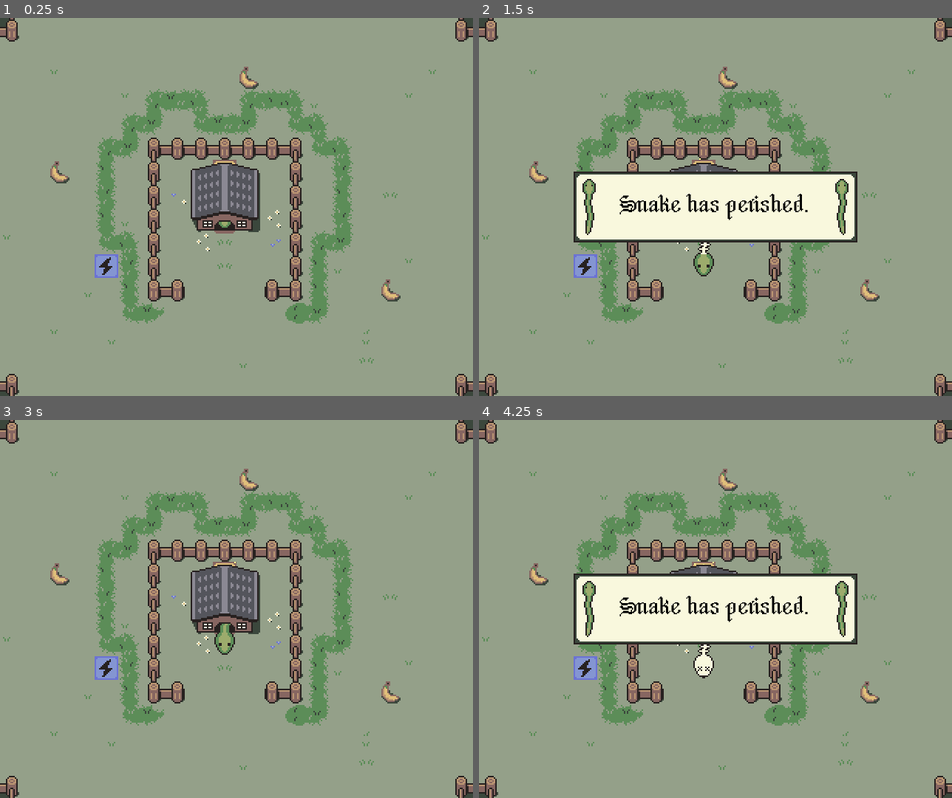
Above: before the commit, frames 1-4 (two rows, left to right).
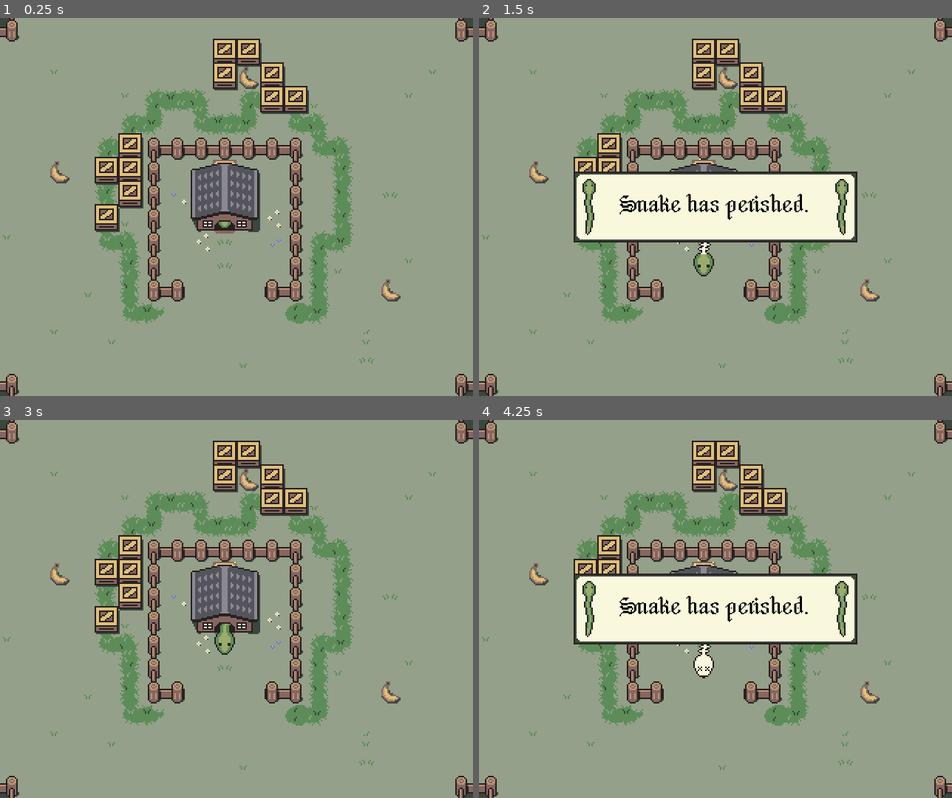
Above: after the commit, the same moments.

Repository: kalgynirae/ld59
Game: Godot game, scene res://scenes/game.tscn
The game is run twice, just before and just after one commit, with the same random seed, the same clock (stepped at 60 frames per second) and the same inputs.
Inputs:
- Up to frame 1 (0.25 s): no input
- Up to frame 2 (1.5 s): hold L (move_right) 0.53-1.28 s; tap K (die) at 0.6 s; tap Enter at 1.25 s; hold J (move_down) from 1.28 s (still down); tap E (extend) at 1.35 s
- Up to frame 3 (3 s): tap Space at 2 s; release J (move_down) at 2.03 s; hold L (move_right) 2.03-2.78 s; tap K (die) at 2.1 s; hold = (speed_up) from 2.78 s (still down); tap E (extend) at 2.85 s
- Up to frame 4 (4.25 s): release = (speed_up) at 3.53 s; hold H (move_left) from 3.53 s (still down); tap K (die) at 3.6 s

The runs differ from the first frame. In frame 1, 4.3% of the frame differs, in the area x 20-66%, y 5-69%; in frame 2, 3.2%; in frame 3, 4.3%; in frame 4, 3.2%.

Commit message:
Implement wings shape; fix more box shape issues

Diff:
--- a/scenes/game.gd
+++ b/scenes/game.gd
@@ -196,6 +196,9 @@
 	for box in $Map/flowerpatch_boxes.get_children():
 		if box.unbroken() and loc == GridLoc.from_position(box.position):
 			return true
+	for box in $Map/home_boxes.get_children():
+		if box.unbroken() and loc == GridLoc.from_position(box.position):
+			return true
 	return false
 
 func detect_switches() -> bool:
@@ -294,6 +297,9 @@
 		SOUTH:
 			for box in $Map/flowerpatch_boxes.get_children():
 				box.explode()
+		HOME:
+			for box in $Map/home_boxes.get_children():
+				box.explode()
 	await get_tree().create_timer(1.0).timeout
 	set_mode(Mode.Running)
 
--- a/scenes/map.tscn
+++ b/scenes/map.tscn
@@ -1131,7 +1131,7 @@
 position = Vector2(592, 208)
 
 [node name="Food7" parent="food" unique_id=2087248251 instance=ExtResource("17_c70he")]
-position = Vector2(192, -176)
+position = Vector2(192, -160)
 
 [node name="Food16" parent="food" unique_id=838279121 instance=ExtResource("17_c70he")]
 position = Vector2(192, -240)
@@ -1140,16 +1140,16 @@
 position = Vector2(176, -240)
 
 [node name="Food8" parent="food" unique_id=940243539 instance=ExtResource("17_c70he")]
-position = Vector2(208, -176)
+position = Vector2(208, -160)
 
 [node name="Food9" parent="food" unique_id=511800015 instance=ExtResource("17_c70he")]
-position = Vector2(224, -176)
+position = Vector2(224, -160)
 
 [node name="Food10" parent="food" unique_id=1089518837 instance=ExtResource("17_c70he")]
-position = Vector2(240, -176)
+position = Vector2(240, -160)
 
 [node name="Food15" parent="food" unique_id=823259300 instance=ExtResource("17_c70he")]
-position = Vector2(256, -176)
+position = Vector2(256, -160)
 
 [node name="Food11" parent="food" unique_id=270560177 instance=ExtResource("17_c70he")]
 position = Vector2(96, 432)
@@ -1322,9 +1322,6 @@
 position = Vector2(288, -224)
 color2 = true
 
-[node name="switch37" parent="UpperSwitches" unique_id=401484375 instance=ExtResource("5_2klcf")]
-position = Vector2(48, -208)
-
 [node name="switch38" parent="UpperSwitches" unique_id=700122237 instance=ExtResource("5_2klcf")]
 position = Vector2(64, -208)
 
@@ -1371,147 +1368,192 @@
 position = Vector2(288, -208)
 
 [node name="switch52" parent="UpperSwitches" unique_id=86799583 instance=ExtResource("5_2klcf")]
-position = Vector2(48, -192)
+position = Vector2(64, -176)
+
+[node name="switch53" parent="UpperSwitches" unique_id=2046977399 instance=ExtResource("5_2klcf")]
+position = Vector2(64, -192)
+
+[node name="switch56" parent="UpperSwitches" unique_id=777254177 instance=ExtResource("5_2klcf")]
+position = Vector2(80, -192)
+
+[node name="switch57" parent="UpperSwitches" unique_id=1426996190 instance=ExtResource("5_2klcf")]
+position = Vector2(96, -192)
+
+[node name="switch60" parent="UpperSwitches" unique_id=291960347 instance=ExtResource("5_2klcf")]
+position = Vector2(112, -192)
+
+[node name="switch63" parent="UpperSwitches" unique_id=559891201 instance=ExtResource("5_2klcf")]
+position = Vector2(128, -192)
+
+[node name="switch66" parent="UpperSwitches" unique_id=761960443 instance=ExtResource("5_2klcf")]
+position = Vector2(144, -192)
+
+[node name="switch67" parent="UpperSwitches" unique_id=1355228455 instance=ExtResource("5_2klcf")]
+position = Vector2(160, -192)
+
+[node name="switch104" parent="UpperSwitches" unique_id=1706396966 instance=ExtResource("5_2klcf")]
+position = Vector2(160, -128)
+
+[node name="switch105" parent="UpperSwitches" unique_id=1400506224 instance=ExtResource("5_2klcf")]
+position = Vector2(144, -128)
+
+[node name="switch106" parent="UpperSwitches" unique_id=1501463286 instance=ExtResource("5_2klcf")]
+position = Vector2(128, -128)
+
+[node name="switch107" parent="UpperSwitches" unique_id=615611524 instance=ExtResource("5_2klcf")]
+position = Vector2(112, -128)
+
+[node name="switch108" parent="UpperSwitches" unique_id=254640086 instance=ExtResource("5_2klcf")]
+position = Vector2(96, -128)
+
+[node name="switch109" parent="UpperSwitches" unique_id=1742224616 instance=ExtResource("5_2klcf")]
+position = Vector2(80, -128)
 
 [node name="switch54" parent="UpperSwitches" unique_id=305439947 instance=ExtResource("5_2klcf")]
-position = Vector2(112, -192)
+position = Vector2(128, -176)
 
 [node name="switch55" parent="UpperSwitches" unique_id=458060413 instance=ExtResource("5_2klcf")]
-position = Vector2(112, -176)
+position = Vector2(128, -160)
 
 [node name="switch58" parent="UpperSwitches" unique_id=1749808733 instance=ExtResource("5_2klcf")]
-position = Vector2(128, -192)
+position = Vector2(144, -176)
 
 [node name="switch59" parent="UpperSwitches" unique_id=1799447006 instance=ExtResource("5_2klcf")]
-position = Vector2(144, -192)
+position = Vector2(160, -176)
 
 [node name="switch61" parent="UpperSwitches" unique_id=1641692033 instance=ExtResource("5_2klcf")]
-position = Vector2(80, -176)
+position = Vector2(96, -160)
 
 [node name="switch62" parent="UpperSwitches" unique_id=1941900982 instance=ExtResource("5_2klcf")]
-position = Vector2(80, -160)
+position = Vector2(96, -144)
 
 [node name="switch64" parent="UpperSwitches" unique_id=273815156 instance=ExtResource("5_2klcf")]
-position = Vector2(64, -160)
+position = Vector2(80, -144)
 
 [node name="switch65" parent="UpperSwitches" unique_id=1900179120 instance=ExtResource("5_2klcf")]
-position = Vector2(48, -160)
+position = Vector2(64, -144)
 
 [node name="switch68" parent="UpperSwitches" unique_id=1676139442 instance=ExtResource("5_2klcf")]
-position = Vector2(80, -144)
+position = Vector2(80, -112)
+
+[node name="switch102" parent="UpperSwitches" unique_id=439226811 instance=ExtResource("5_2klcf")]
+position = Vector2(64, -112)
+
+[node name="switch103" parent="UpperSwitches" unique_id=1064093352 instance=ExtResource("5_2klcf")]
+position = Vector2(64, -128)
 
 [node name="switch69" parent="UpperSwitches" unique_id=1628187557 instance=ExtResource("5_2klcf")]
-position = Vector2(96, -144)
+position = Vector2(96, -112)
 
 [node name="switch70" parent="UpperSwitches" unique_id=130152119 instance=ExtResource("5_2klcf")]
-position = Vector2(112, -144)
+position = Vector2(112, -112)
 
 [node name="switch71" parent="UpperSwitches" unique_id=1474926120 instance=ExtResource("5_2klcf")]
-position = Vector2(128, -144)
+position = Vector2(128, -112)
 
 [node name="switch72" parent="UpperSwitches" unique_id=456019786 instance=ExtResource("5_2klcf")]
-position = Vector2(144, -144)
+position = Vector2(144, -112)
 
 [node name="switch101" parent="UpperSwitches" unique_id=344097153 instance=ExtResource("5_2klcf")]
-position = Vector2(144, -160)
+position = Vector2(160, -144)
 
 [node name="switch73" parent="UpperSwitches" unique_id=1508464480 instance=ExtResource("5_2klcf")]
-position = Vector2(176, -144)
+position = Vector2(176, -112)
 
 [node name="switch100" parent="UpperSwitches" unique_id=65515358 instance=ExtResource("5_2klcf")]
-position = Vector2(160, -144)
+position = Vector2(160, -112)
 
 [node name="switch74" parent="UpperSwitches" unique_id=2144640187 instance=ExtResource("5_2klcf")]
-position = Vector2(192, -144)
+position = Vector2(192, -112)
 
 [node name="switch75" parent="UpperSwitches" unique_id=456216219 instance=ExtResource("5_2klcf")]
-position = Vector2(208, -144)
+position = Vector2(208, -112)
 
 [node name="switch76" parent="UpperSwitches" unique_id=1116174051 instance=ExtResource("5_2klcf")]
-position = Vector2(224, -144)
+position = Vector2(224, -112)
 
 [node name="switch77" parent="UpperSwitches" unique_id=1482073142 instance=ExtResource("5_2klcf")]
-position = Vector2(240, -144)
+position = Vector2(240, -112)
 
 [node name="switch78" parent="UpperSwitches" unique_id=789596813 instance=ExtResource("5_2klcf")]
-position = Vector2(256, -144)
+position = Vector2(256, -112)
 
 [node name="switch79" parent="UpperSwitches" unique_id=72948916 instance=ExtResource("5_2klcf")]
-position = Vector2(272, -144)
+position = Vector2(272, -112)
 
 [node name="switch80" parent="UpperSwitches" unique_id=1371602541 instance=ExtResource("5_2klcf")]
-position = Vector2(288, -144)
+position = Vector2(288, -112)
 
 [node name="switch81" parent="UpperSwitches" unique_id=244718476 instance=ExtResource("5_2klcf")]
-position = Vector2(16, -128)
+position = Vector2(16, -96)
 color2 = true
 
 [node name="switch82" parent="UpperSwitches" unique_id=95034202 instance=ExtResource("5_2klcf")]
-position = Vector2(32, -128)
+position = Vector2(32, -96)
 color2 = true
 
 [node name="switch83" parent="UpperSwitches" unique_id=156504496 instance=ExtResource("5_2klcf")]
-position = Vector2(48, -128)
+position = Vector2(48, -96)
 color2 = true
 
 [node name="switch84" parent="UpperSwitches" unique_id=1352919689 instance=ExtResource("5_2klcf")]
-position = Vector2(64, -128)
+position = Vector2(64, -96)
 color2 = true
 
 [node name="switch85" parent="UpperSwitches" unique_id=1387729762 instance=ExtResource("5_2klcf")]
-position = Vector2(80, -128)
+position = Vector2(80, -96)
 color2 = true
 
 [node name="switch86" parent="UpperSwitches" unique_id=2024859729 instance=ExtResource("5_2klcf")]
-position = Vector2(96, -128)
+position = Vector2(96, -96)
 color2 = true
 
 [node name="switch87" parent="UpperSwitches" unique_id=1077181069 instance=ExtResource("5_2klcf")]
-position = Vector2(112, -128)
+position = Vector2(112, -96)
 color2 = true
 
 [node name="switch88" parent="UpperSwitches" unique_id=1655576745 instance=ExtResource("5_2klcf")]
-position = Vector2(128, -128)
+position = Vector2(128, -96)
 color2 = true
 
 [node name="switch89" parent="UpperSwitches" unique_id=1332182872 instance=ExtResource("5_2klcf")]
-position = Vector2(144, -128)
+position = Vector2(144, -96)
 color2 = true
 
 [node name="switch90" parent="UpperSwitches" unique_id=2102954034 instance=ExtResource("5_2klcf")]
-position = Vector2(160, -128)
+position = Vector2(160, -96)
 color2 = true
 
 [node name="switch91" parent="UpperSwitches" unique_id=336935320 instance=ExtResource("5_2klcf")]
-position = Vector2(176, -128)
+position = Vector2(176, -96)
 color2 = true
 
 [node name="switch92" parent="UpperSwitches" unique_id=1589777716 instance=ExtResource("5_2klcf")]
-position = Vector2(192, -128)
+position = Vector2(192, -96)
 color2 = true
 
 [node name="switch93" parent="UpperSwitches" unique_id=1962491288 instance=ExtResource("5_2klcf")]
-position = Vector2(208, -128)
+position = Vector2(208, -96)
 color2 = true
 
 [node name="switch94" parent="UpperSwitches" unique_id=98446812 instance=ExtResource("5_2klcf")]
-position = Vector2(224, -128)
+position = Vector2(224, -96)
 color2 = true
 
 [node name="switch95" parent="UpperSwitches" unique_id=1555852258 instance=ExtResource("5_2klcf")]
-position = Vector2(240, -128)
+position = Vector2(240, -96)
 color2 = true
 
 [node name="switch96" parent="UpperSwitches" unique_id=96902044 instance=ExtResource("5_2klcf")]
-position = Vector2(256, -128)
+position = Vector2(256, -96)
 color2 = true
 
 [node name="switch97" parent="UpperSwitches" unique_id=1421651301 instance=ExtResource("5_2klcf")]
-position = Vector2(272, -128)
+position = Vector2(272, -96)
 color2 = true
 
 [node name="switch98" parent="UpperSwitches" unique_id=669109363 instance=ExtResource("5_2klcf")]
-position = Vector2(288, -128)
+position = Vector2(288, -96)
 color2 = true
 
 [node name="flowerpatch_boxes" type="Node2D" parent="." unique_id=636182001]
@@ -1783,11 +1825,11 @@
 powered = true
 
 [node name="power_source2" parent="power" unique_id=2108972456 instance=ExtResource("17_m335s")]
-position = Vector2(64, 160)
+position = Vector2(80, 80)
 towered = true
 
 [node name="power_source3" parent="power" unique_id=1316962820 instance=ExtResource("17_m335s")]
-position = Vector2(144, -176)
+position = Vector2(160, -160)
 powered = true
 
 [node name="power_source4" parent="power" unique_id=1614362979 instance=ExtResource("17_m335s")]
@@ -1805,6 +1847,41 @@
 [node name="power_source7" parent="power" unique_id=1098654591 instance=ExtResource("17_m335s")]
 position = Vector2(-432, 192)
 powered = true
+
+[node name="home_boxes" type="Node2D" parent="." unique_id=1989798781]
+
+[node name="Box2" parent="home_boxes" unique_id=929127210 instance=ExtResource("13_p7tei")]
+position = Vector2(80, 80)
+
+[node name="Box3" parent="home_boxes" unique_id=1661878259 instance=ExtResource("13_p7tei")]
+position = Vector2(64, 96)
+
+[node name="Box" parent="home_boxes" unique_id=1459168523 instance=ExtResource("13_p7tei")]
+position = Vector2(80, 96)
+
+[node name="Box4" parent="home_boxes" unique_id=1356411438 instance=ExtResource("13_p7tei")]
+position = Vector2(80, 112)
+
+[node name="Box5" parent="home_boxes" unique_id=1295914045 instance=ExtResource("13_p7tei")]
+position = Vector2(64, 128)
+
+[node name="Box10" parent="home_boxes" unique_id=741877979 instance=ExtResource("13_p7tei")]
+position = Vector2(144, 16)
+
+[node name="Box11" parent="home_boxes" unique_id=49947385 instance=ExtResource("13_p7tei")]
+position = Vector2(160, 16)
+
+[node name="Box9" parent="home_boxes" unique_id=905266193 instance=ExtResource("13_p7tei")]
+position = Vector2(144, 32)
+
+[node name="Box8" parent="home_boxes" unique_id=416783646 instance=ExtResource("13_p7tei")]
+position = Vector2(176, 32)
+
+[node name="Box7" parent="home_boxes" unique_id=2085309684 instance=ExtResource("13_p7tei")]
+position = Vector2(176, 48)
+
+[node name="Box6" parent="home_boxes" unique_id=1379285156 instance=ExtResource("13_p7tei")]
+position = Vector2(192, 48)
 
 [node name="HouseDoorway" type="Sprite2D" parent="." unique_id=784486344]
 position = Vector2(128, 96)
--- a/scenes/snake.gd
+++ b/scenes/snake.gd
@@ -20,6 +20,7 @@
 	Wave,
 	Cloud,
 	Tower,
+	Wings,
 }
 
 func head_direction() -> String:
@@ -191,6 +192,8 @@
 			detected_shape = Shape.Wave
 		elif segments_match(segments, TOWER, debug):
 			detected_shape = Shape.Tower
+		elif segments_match(segments, WINGS, debug):
+			detected_shape = Shape.Wings
 		else:
 			detected_shape = Shape.None
 
@@ -206,7 +209,7 @@
 	[["s", 2], ["r", 1], ["s", 2], ["r", 1], ["s", 2], ["r", 1], ["s", 2]],
 	[["s", 2], ["r", 1], ["s", 3], ["r", 1], ["s", 3], ["r", 1], ["s", 4]],
 	[["s", 3], ["r", 1], ["s", 3], ["r", 1], ["s", 3], ["r", 1], ["s", 3]],
-	[["s", 1], ["r", 1], ["s", 3], ["r", 1], ["s", 3], ["r", 1], ["s", 3], ["r", 1], ["s", 1]],
+	[["s", 1], ["r", 1], ["s", 3], ["r", 1], ["s", 3], ["r", 1], ["s", 3], ["r", 1]],
 ])
 
 var CLOUD = reverse_and_mirror([
@@ -223,6 +226,16 @@
 	[["s", 2], ["r", 1], ["l", 1], ["s", 2], ["r", 1], ["l", 1], ["s", 2], ["r", 1], ["r", 1], ["s", 2], ["l", 1], ["r", 1], ["s", 2], ["l", 1], ["r", 1], ["s", 2]],
 	[["s", 2], ["r", 1], ["l", 1], ["s", 2], ["r", 1], ["l", 1], ["s", 2], ["r", 1], ["s", 1], ["r", 1], ["s", 2], ["l", 1], ["r", 1], ["s", 2], ["l", 1], ["r", 1], ["s", 2]],
 ])
+
+var WINGS = reverse_and_mirror([
+	[["s", 1], ["l", 1], ["s", 2], ["r", 1], ["l", 1], ["s", 3], ["l", 1],
+	 ["r", 1], ["l", 1], ["r", 1], ["l", 1], ["s", 1], ["l", 1], ["r", 1],
+	 ["s", 1],
+	 ["r", 1], ["l", 1], ["s", 1], ["l", 1], ["r", 1], ["l", 1], ["r", 1],
+	 ["l", 1], ["s", 3], ["l", 1], ["r", 1], ["s", 2], ["l", 1], ["s", 1],
+	]
+])
+
 var match_info = null
 
 func segments_match(segments: Array, patterns: Array, debug: bool) -> bool:
